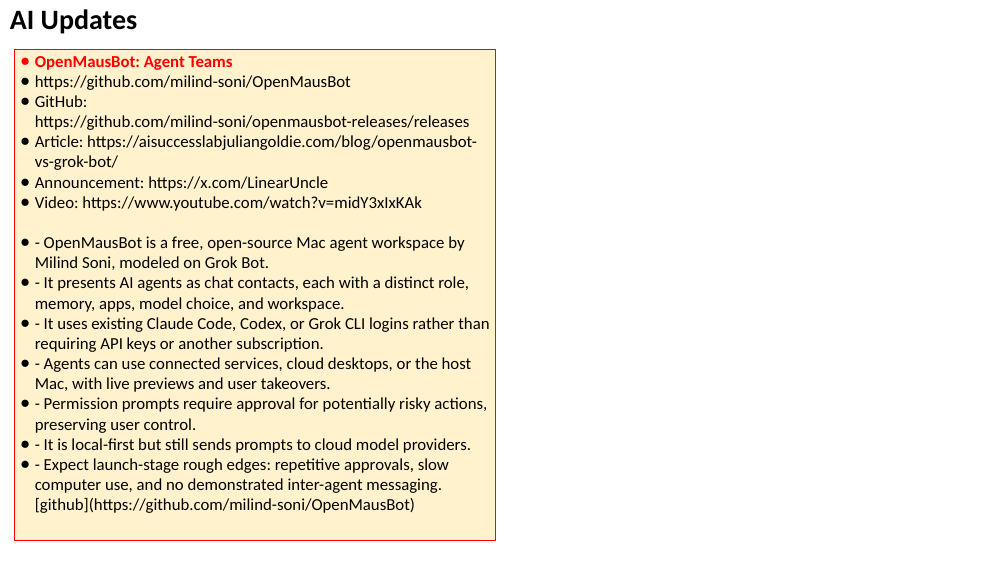
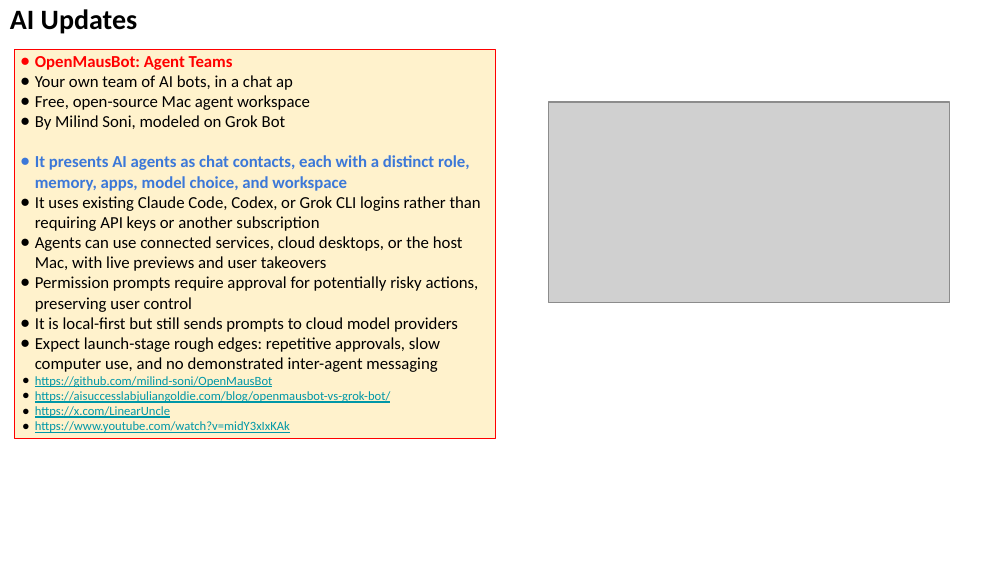
Before and after one commit to lselector/seminar, a slide deck: slide 36 of 2026/2026-08-14-AI-Updates.pptx. Drawn at 1008x567 pixels with LibreOffice and Linux fonts; fonts in the diff are those of the drawing; grey boxes stand for pictures. Boxes give left, top, right and bottom in pixels: in the first picture for what was removed or moved away, otherwise in the second. Text is boxed around its words. In the diff, an @@ line names an element or a change of style, - is before the commit and + after.

Commit message:
update

```diff
--- a/2026/2026-08-14-AI-Updates.pptx
+++ b/2026/2026-08-14-AI-Updates.pptx
@@ rectangle "OpenMausBot: Agent Teams": place and size @@
-rectangle "OpenMausBot: Agent Teams" at [15, 49, 496, 540]
+rectangle "OpenMausBot: Agent Teams" at [15, 49, 496, 438]
@@ text in rectangle at [35, 75, 481, 372]: paragraphs added @@
+● Your own team of AI bots, in a chat ap
+● Free, open-source Mac agent workspace
+● By Milind Soni, modeled on Grok Bot
+● It presents AI agents as chat contacts, each with a distinct role, memory, apps, model choice, and workspace
+● It uses existing Claude Code, Codex, or Grok CLI logins rather than requiring API keys or another subscription
+● Agents can use connected services, cloud desktops, or the host Mac, with live previews and user takeovers
+● Permission prompts require approval for potentially risky actions, preserving user control
+● It is local-first but still sends prompts to cloud model providers
+● Expect launch-stage rough edges: repetitive approvals, slow computer use, and no demonstrated inter-agent messaging
@@ picture added at [548, 102, 950, 302] @@
@@ text in rectangle at [35, 376, 273, 387]: size 12 to 9 pt, text colour #000000 to #0097A7, underline on in "https://github.com/milind-soni/OpenMausBot"; indent changed @@
@@ text in rectangle at [35, 391, 391, 433]: text changed; size 12 to 9 pt; text colour #000000 to #0097A7 @@
-● GitHub: https://github.com/milind-soni/openmausbot-releases/releases
-● Article: https://aisuccesslabjuliangoldie.com/blog/openmausbot-vs-grok-bot/
-● Announcement: https://x.com/LinearUncle
-● Video: https://www.youtube.com/watch?v=midY3xIxKAk
-● - OpenMausBot is a free, open-source Mac agent workspace by Milind Soni, modeled on Grok Bot.
-● - It presents AI agents as chat contacts, each with a distinct role, memory, apps, model choice, and workspace.
-● - It uses existing Claude Code, Codex, or Grok CLI logins rather than requiring API keys or another subscription.
-● - Agents can use connected services, cloud desktops, or the host Mac, with live previews and user takeovers.
-● - Permission prompts require approval for potentially risky actions, preserving user control.
-● - It is local-first but still sends prompts to cloud model providers.
-● - Expect launch-stage rough edges: repetitive approvals, slow computer use, and no demonstrated inter-agent messaging. [github](https://github.com/milind-soni/OpenMausBot)
+● https://aisuccesslabjuliangoldie.com/blog/openmausbot-vs-grok-bot/
+● https://x.com/LinearUncle
+● https://www.youtube.com/watch?v=midY3xIxKAk
```
Also in this commit, not shown: 7 other slides changed, 1 slide added, 1 slide removed.
